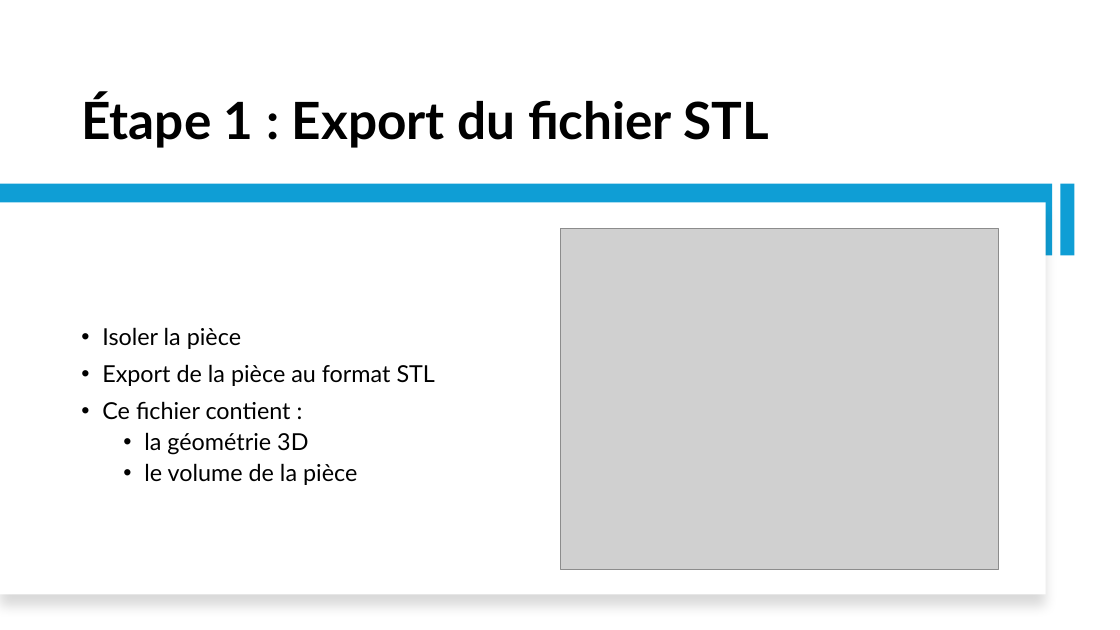
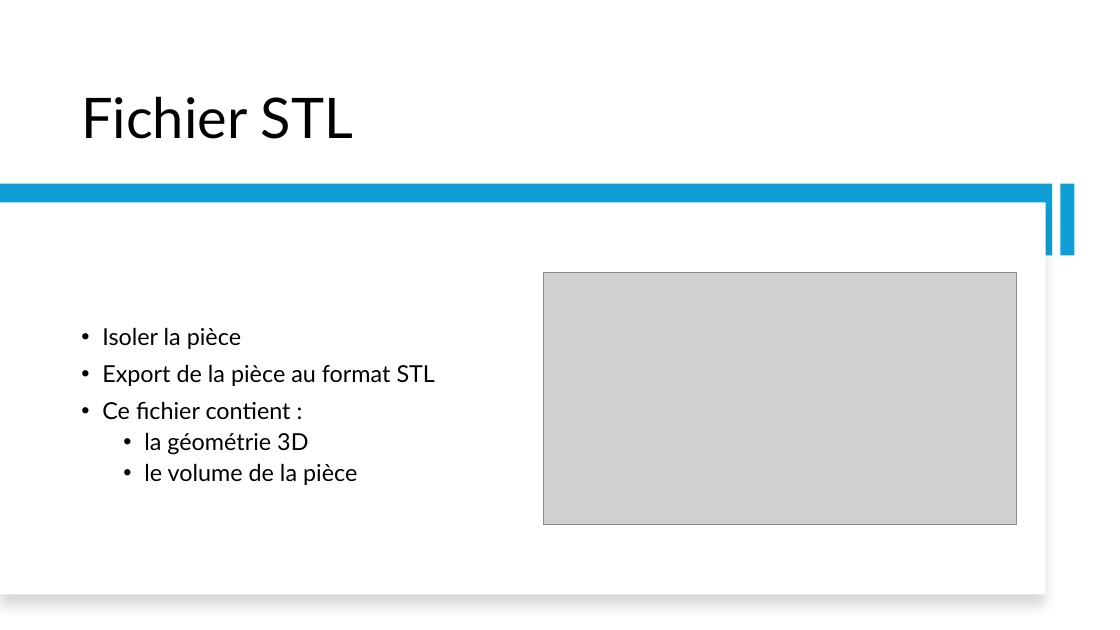
Before and after one commit to IzowRM/Stage-Cetic, a slide deck: slide 8 of TIM Pluo/Slide_Pluo.pptx (slide 7 before the commit). Drawn at 1120x630 pixels with LibreOffice and Linux fonts; fonts in the diff are those of the drawing; grey boxes stand for pictures. Boxes give left, top, right and bottom in pixels: in the first picture for what was removed or moved away, otherwise in the second. Text is boxed around its words. In the diff, an @@ line names an element or a change of style, - is before the commit and + after.

```diff
--- a/TIM Pluo/Slide_Pluo.pptx
+++ b/TIM Pluo/Slide_Pluo.pptx
@@ title at box(81, 96, 353, 139): text changed; size 44 to 48 pt; bold off @@
-Étape 1 : Export du fichier STL
+Fichier STL
@@ picture: place and size @@
-picture at box(561, 229, 999, 570)
+picture at box(543, 273, 1016, 525)
```
Also in this commit, not shown: 6 other slides changed, 3 slides added, 3 slides removed.
